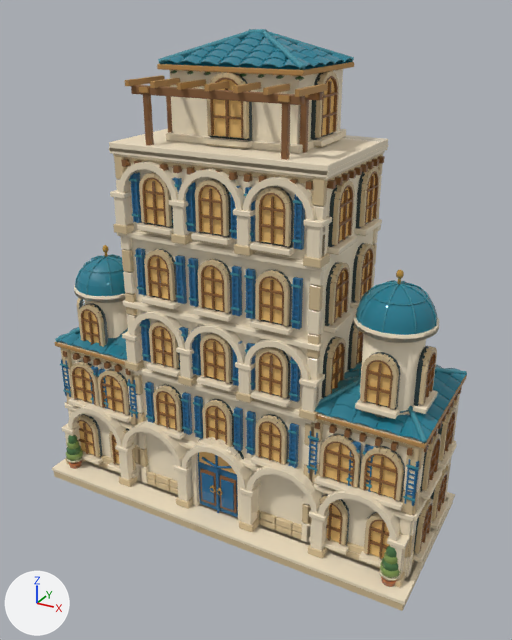
An edit to the Blender file art/blender-city/models/harbor/skyscraper_3/source.blend, drawn before and after from the same camera.
Before and after are seen from a camera (50 mm lens) standing at (1.76, -3.13, 2.69) and looking at (0.06, -0.04, 1.15). The axes (+X, +Y, +Z) are drawn at lower left. The lights are the same throughout. The picture after the commit comes second.

The first picture shows 'harbor_skyscraper_3_geometry'.
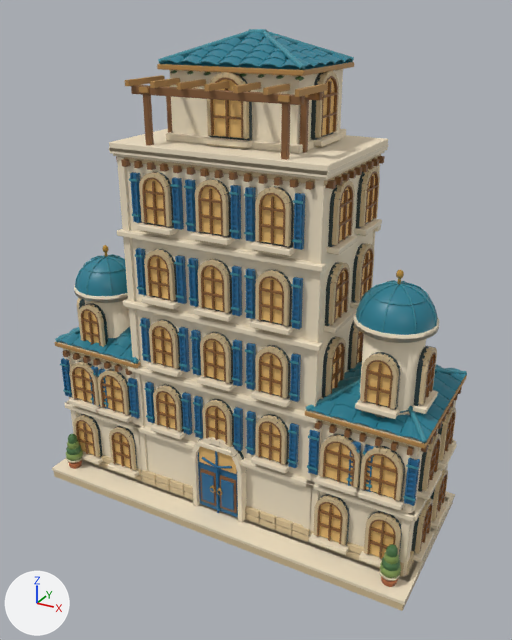
Where the change shows, as pixel boxes (x1, y1, x2, y2) in the pictures (512 x 640 px):
part 1 of me_harbor_skyscraper_3_mesh, deleted: before (62, 161, 459, 579)
part 2 of me_harbor_skyscraper_3_mesh, cut back: before (60, 153, 460, 587); after (63, 156, 456, 576)
part 3 of me_harbor_skyscraper_3_mesh, surface changed: (58, 36, 461, 587) in both

Diff of the bpy script that builds the scene:
```diff
--- a/art/blender-city/models/harbor/skyscraper_3/source.blend.py
+++ b/art/blender-city/models/harbor/skyscraper_3/source.blend.py
@@ me_harbor_skyscraper_3_mesh @@
 # used by ob_harbor_skyscraper_3_geometry; parent = ob_harbor_skyscraper_3; location = (0.0, 0.0, 0.0)
-me_harbor_skyscraper_3_mesh.from_pydata(...)  # 50770 vertices, 40334 faces; spans x -1.14..1.14, y -0.51..0.51, z 0.0..2.6
+me_harbor_skyscraper_3_mesh.from_pydata(...)  # 43346 vertices, 33206 faces; spans x -1.14..1.14, y -0.51..0.51, z 0.0..2.6
+# me_harbor_skyscraper_3_mesh part 1: 475 loose pieces with 6712 vertices, spanning x -1.1..1.1, y -0.43..0.38, z 0.07..2.01, are deleted
+# me_harbor_skyscraper_3_mesh part 2: 49 vertices moved within x -1.12..1.09, y -0.37..0.4, z 0.07..2.03; 794 vertices removed from x -1.1..1.1, y -0.43..0.38, z 0.07..2.03; 82 vertices added at x -1.09..1.09, y -0.35..0.37, z 0.07..2.03
+# me_harbor_skyscraper_3_mesh part 3: 32485 kept faces spanning x -1.14..1.14, y -0.51..0.51, z 0.0..2.6 get new texture (UV) coordinates
 me_harbor_skyscraper_3_mesh.materials.append(mat_harbor_skyscraper_3___solid)
```
